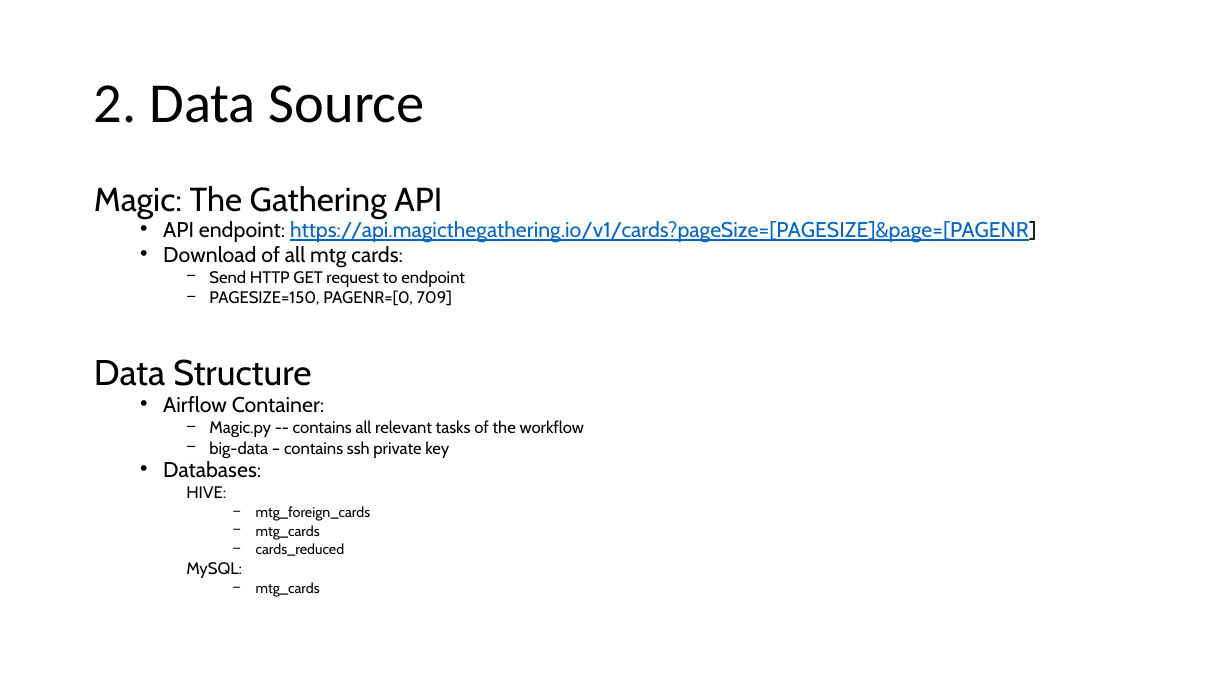
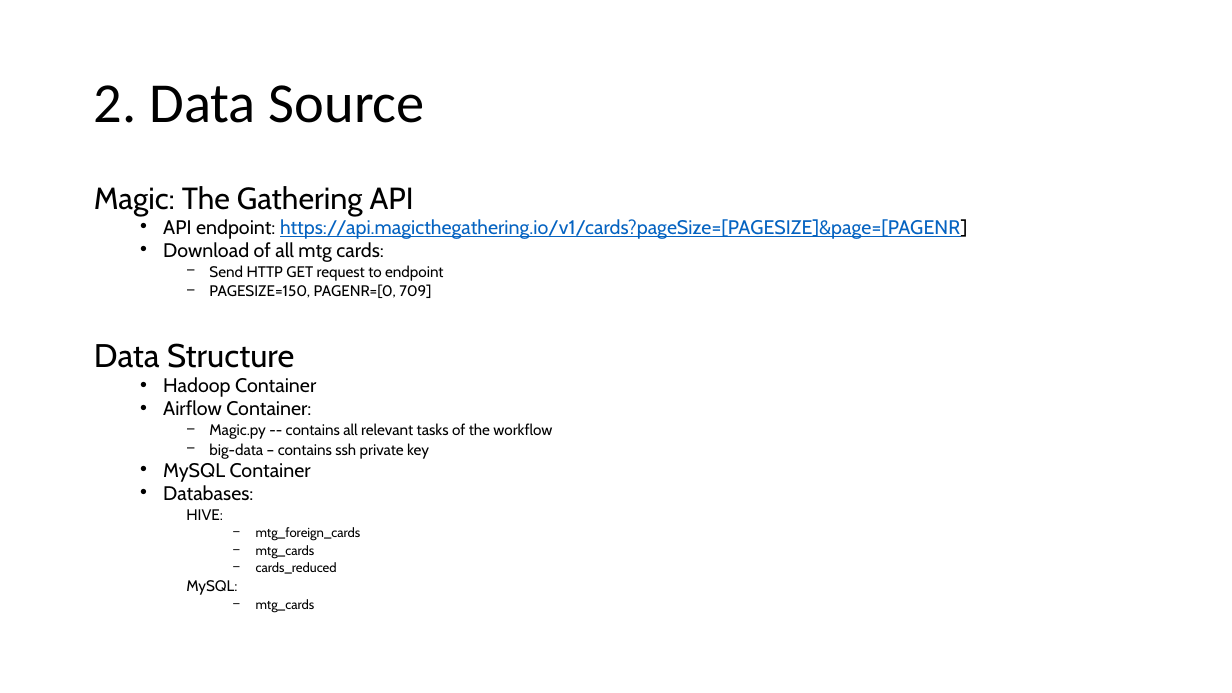
Before and after one commit to juliabb1/Big-Data_MTG-Trading-Card-DB, a slide deck: slide 3 of Big-Data-MTG-DB.pptx. Drawn at 1232x693 pixels with LibreOffice and Linux fonts; fonts in the diff are those of the drawing. Boxes give left, top, right and bottom in pixels: in the first picture for what was removed or moved away, otherwise in the second. Text is boxed around its words. In the diff, an @@ line names an element or a change of style, - is before the commit and + after.

```diff
--- a/Big-Data-MTG-DB.pptx
+++ b/Big-Data-MTG-DB.pptx
@@ text at <box>94,186,967,613</box>: size 25.9 to 23.8 pt in "Magic: The Gathering API"; size 16.6 to 15.3 pt in "API endpoint: https://api.magicthegathering.io/v1/cards?page ...", "Download of all mtg cards:", "Airflow Container:", "Databases:"; size 12.9 to 11.9 pt in "Send HTTP GET request to endpoint", "PAGESIZE=150, PAGENR=[0, 709]", "Magic.py -- contains all relevant tasks of ...", "big-data – contains ssh private key" and 2 more places; size 27.8 to 25.5 pt in "Data Structure"; size 11.1 to 10.2 pt in "mtg_foreign_cards", "mtg_cards", "cards_reduced", "mtg_cards" @@
@@ text at <box>163,377,316,397</box>: paragraph added @@
+  • Hadoop Container
@@ text at <box>163,463,311,482</box>: paragraph added @@
+  • MySQL Container
```
Also in this commit, not shown: 1 other slide changed.
